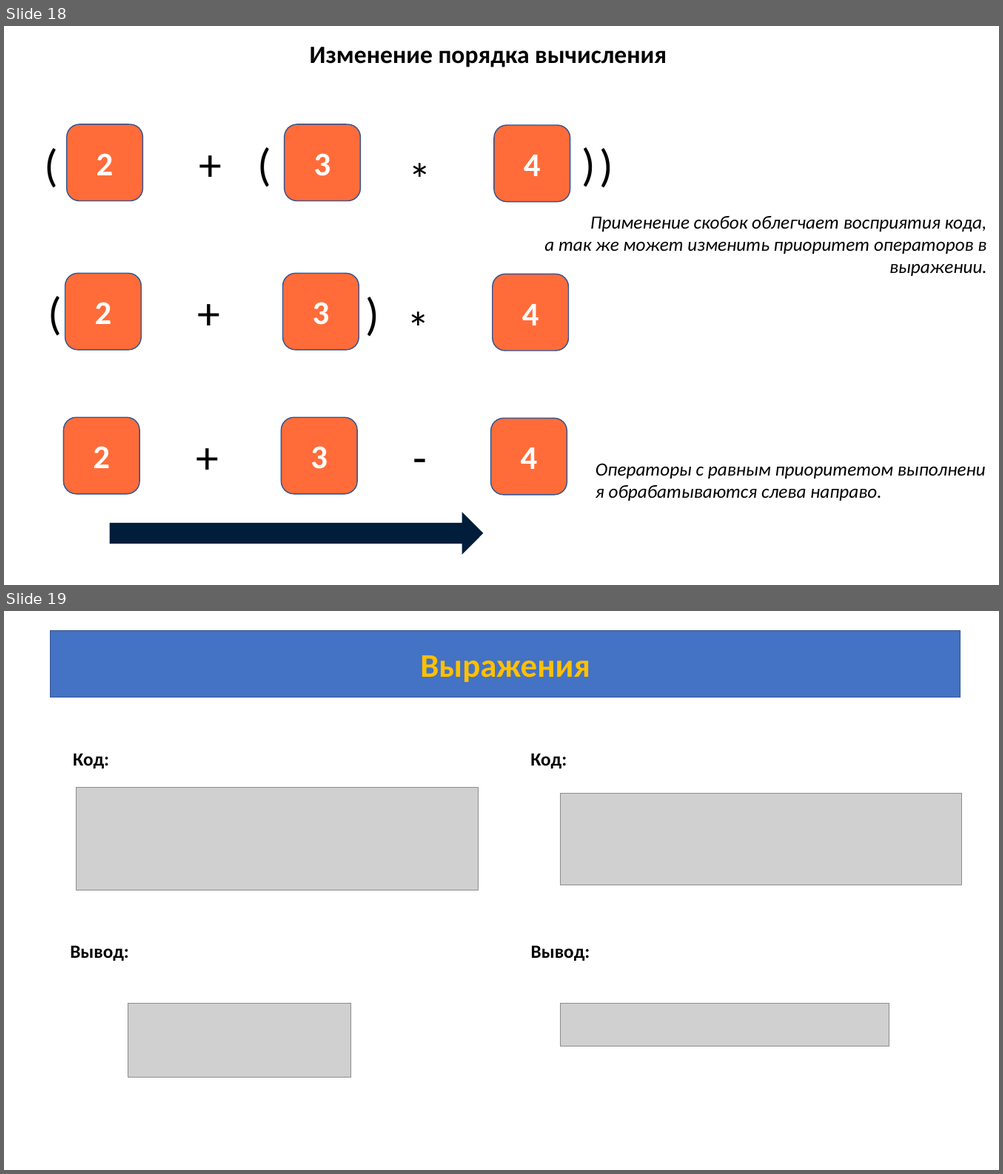
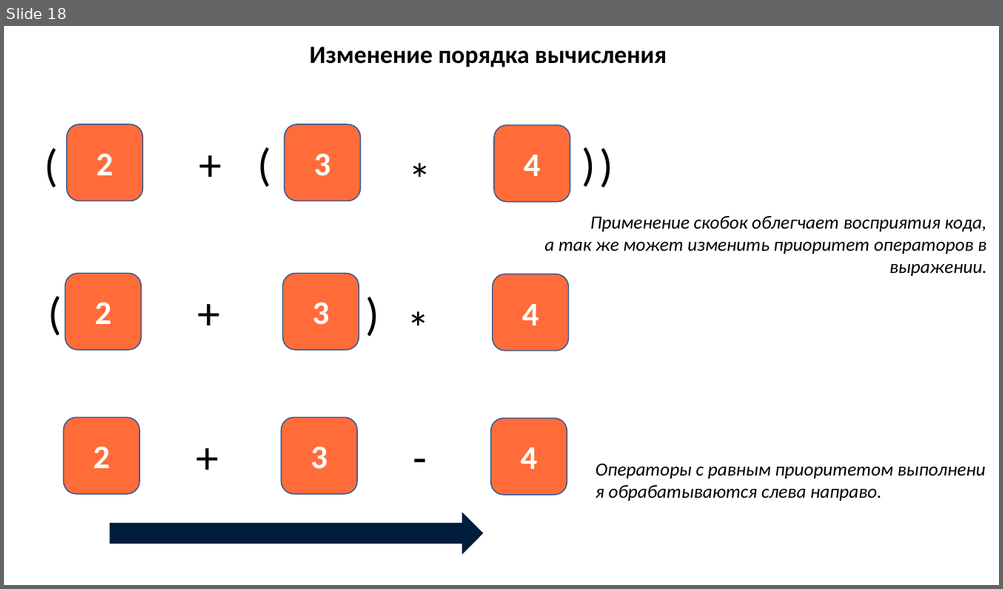
Before and after one commit to azamat7087/python_lessons_ver.2, a slide deck: lesson 3/Lesson_3_presentation.pptx. Shown one above the other, each under a label of ours: slides 18 and 19 before the commit, slide 18 after it. The pictures are 1003x1174 and 1003x589 pixels, drawn with LibreOffice and Linux fonts; fonts in the diff are those of the drawing; grey boxes stand for pictures. Boxes give left, top, right and bottom in pixels: in the first picture for what was removed or moved away, otherwise in the second. Text is boxed around its words. In the diff, an @@ line names an element or a change of style, - is before the commit and + after.

```diff
--- a/lesson 3/Lesson_3_presentation.pptx
+++ b/lesson 3/Lesson_3_presentation.pptx
@@ slide 19 removed at <box>4,611,999,1170</box>, background #FFFFFF @@
@@ rectangle removed at <box>51,631,960,698</box> @@
-Выражения
@@ text removed at <box>73,753,109,769</box> @@
-Код:
@@ text removed at <box>530,753,566,769</box> @@
-Код:
@@ picture removed at <box>77,788,478,891</box> @@
@@ picture removed at <box>560,794,962,886</box> @@
@@ text removed at <box>70,945,129,961</box> @@
-Вывод:
@@ text removed at <box>531,945,590,961</box> @@
-Вывод:
@@ picture removed at <box>128,1004,351,1078</box> @@
@@ picture removed at <box>560,1003,889,1047</box> @@
```
Also in this commit, not shown: 20 other files.
